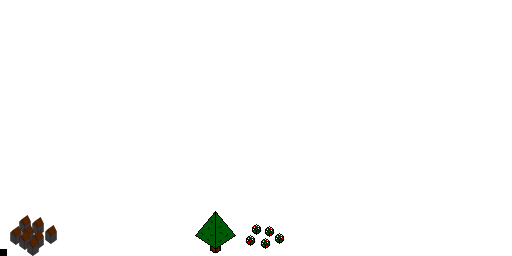
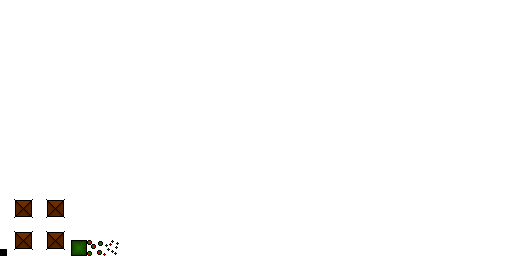
Comparing the layer stacks of the two 512 x 256 images. Changes:
removed layer "tree.png" over [195, 211, 236, 254]
added layer "Tree" above "Strawberry Flowers" over [71, 240, 87, 256]
added layer "Strawberry Flowers" above "Strawberries" over [87, 240, 103, 256]
added layer "Strawberries" above "Houses" over [103, 240, 119, 256]
renamed "Pasted Layer" to "Houses", painted on it over [10, 199, 65, 256]
removed layer "strawberry_flowers.png" over [245, 223, 285, 249]
